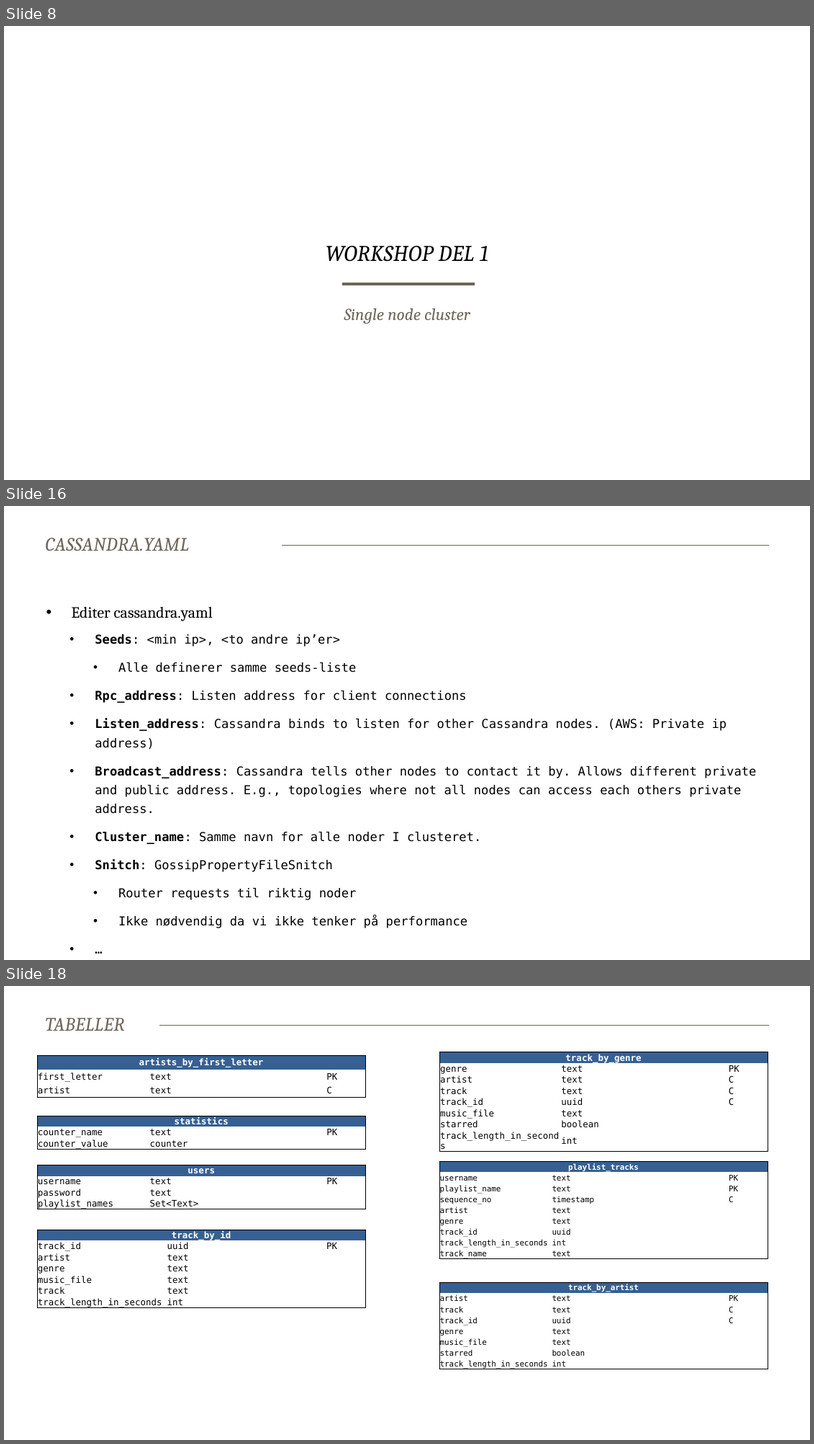
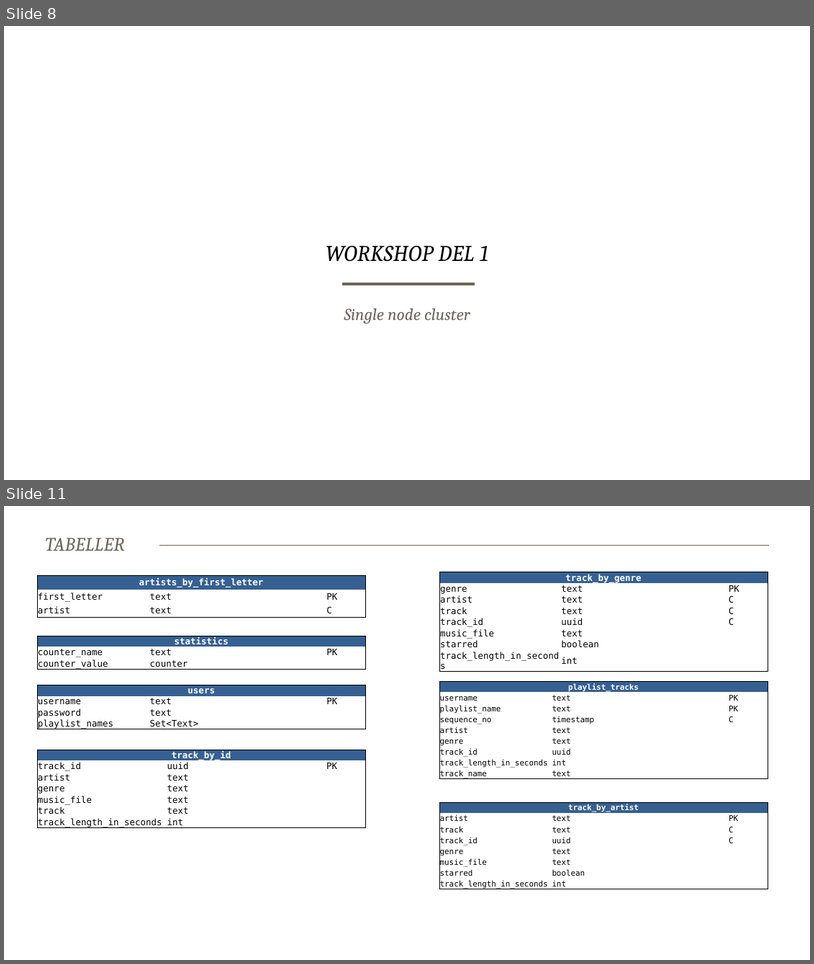
Before and after one commit to baakind/cassandra-workshop, a slide deck: intro.pptx. Shown one above the other, each under a label of ours: slides 8, 16 and 18 before the commit, slides 8 and 11 after it; the slides between them are not shown. The pictures are 814x1444 and 814x964 pixels, drawn with LibreOffice and Linux fonts; fonts in the diff are those of the drawing; background and template pictures are left out. Boxes give left, top, right and bottom in pixels: in the first picture for what was removed or moved away, otherwise in the second. Text is boxed around its words. In the diff, an @@ line names an element or a change of style, - is before the commit and + after.

```diff
--- a/intro.pptx
+++ b/intro.pptx
@@ slide 16 removed at <box>4,506,810,960</box>, background #FFFFFF; not listed: 1 template element that a slide beside it also shows @@
@@ title removed at <box>45,538,189,551</box> @@
-CASSANDRA.YAML
@@ text removed at <box>72,607,756,928</box> @@
-• Editer cassandra.yaml
-  • Seeds: <min ip>, <to andre ip’er>
-    • Alle definerer samme seeds-liste
-  • Rpc_address: Listen address for client connections
-  • Listen_address: Cassandra binds to listen for other Cassandra nodes. (AWS: Private ip address)
-  • Broadcast_address: Cassandra tells other nodes to contact it by. Allows different private and public address. E.g., topologies where not all nodes can access each others private address.
-  • Cluster_name: Samme navn for alle noder I clusteret.
-  • Snitch: GossipPropertyFileSnitch
-    • Router requests til riktig noder
-    • Ikke nødvendig da vi ikke tenker på performance
-  • …
@@ what was slide 18 is now slide 11 @@
```
Also in this commit, not shown: 1 slide changed, 1 slide added, 7 other slides removed, 1 other file.
